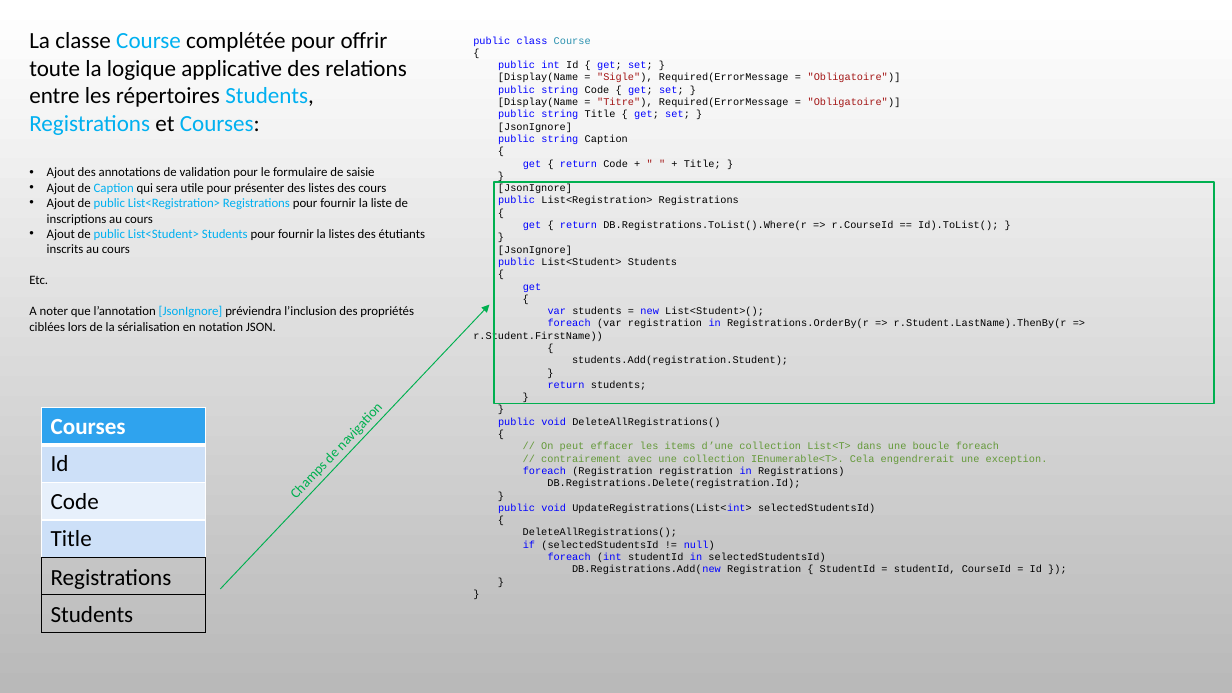
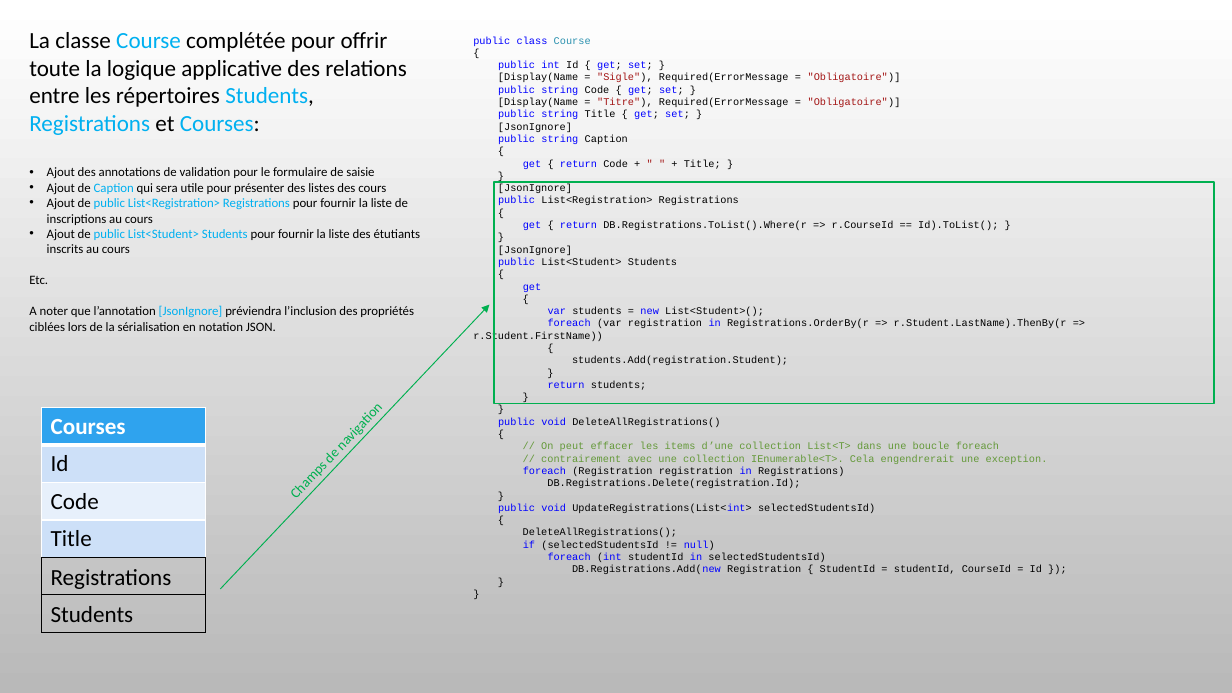
Before and after one commit to Nicolas-Chourot/JsonDemo2025, a slide deck: slide 12 of Support des données avec des fichiers Json.pptx. Drawn at 1232x693 pixels with LibreOffice and Linux fonts; fonts in the diff are those of the drawing; background and template pictures are left out. Boxes give left, top, right and bottom in pixels: in the first picture for what was removed or moved away, otherwise in the second. Text is boxed around its words. In the diff, an @@ line names an element or a change of style, - is before the commit and + after.

```diff
--- a/Support des données avec des fichiers Json.pptx
+++ b/Support des données avec des fichiers Json.pptx
@@ text at [47, 229, 420, 253]: text changed @@
-• Ajout de public List<Student> Students pour fournir la listes des étutiants inscrits au cours
+• Ajout de public List<Student> Students pour fournir la liste des étutiants inscrits au cours
```
Also in this commit, not shown: 3 other slides changed, 13 other files.
